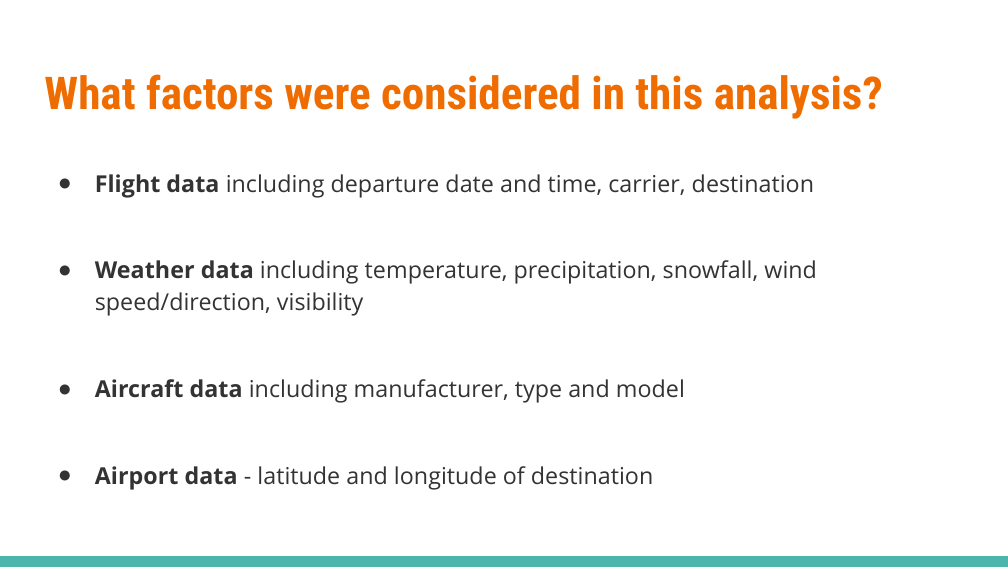
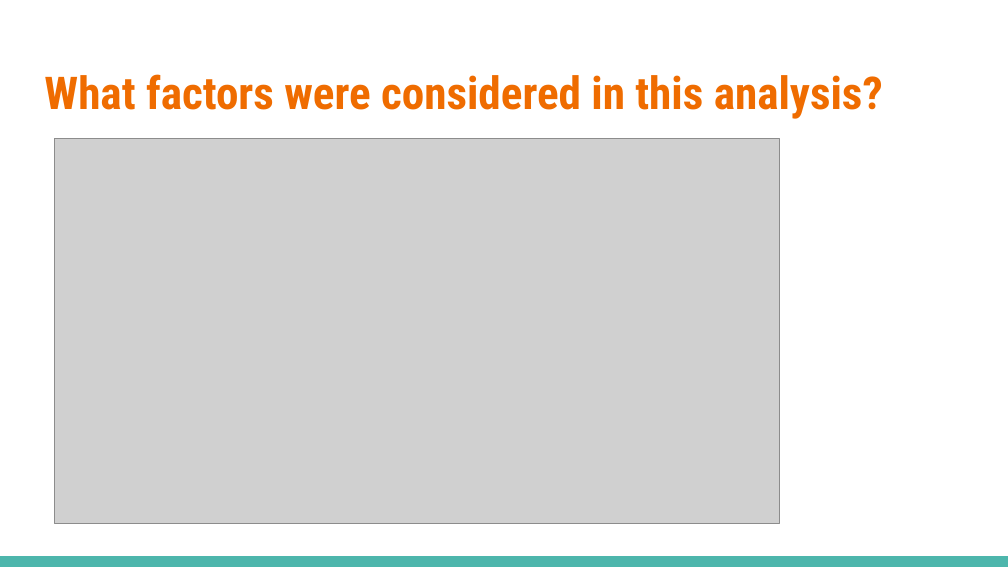
Before and after one commit to NeilEcosse/flight_delays, a slide deck: slide 6 of documentation/presentation.pptx. Drawn at 1008x567 pixels with LibreOffice and Linux fonts; fonts in the diff are those of the drawing; grey boxes stand for pictures. Boxes give left, top, right and bottom in pixels: in the first picture for what was removed or moved away, otherwise in the second. Text is boxed around its words. In the diff, an @@ line names an element or a change of style, - is before the commit and + after.

Commit message:
presentation updated with data sources diagram

```diff
--- a/documentation/presentation.pptx
+++ b/documentation/presentation.pptx
@@ picture added at [54,139,779,524] @@
@@ text removed at [95,174,817,490] @@
-● Flight data including departure date and time, carrier, destination
-● Weather data including temperature, precipitation, snowfall, wind speed/direction, visibility
-● Aircraft data including manufacturer, type and model
-● Airport data - latitude and longitude of destination
```
